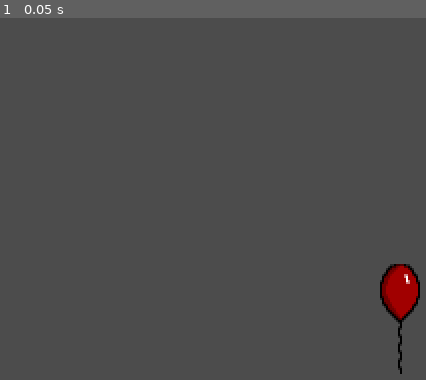
Above: before the commit, frame 1.
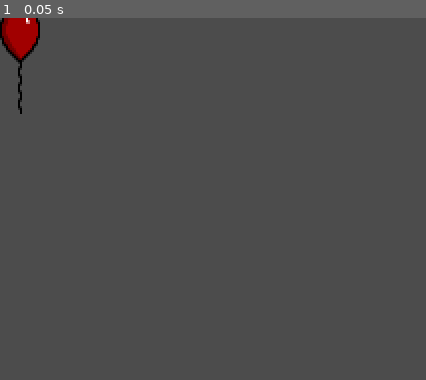
Above: after the commit, the same moment.

Repository: AldieNightStar/balloon_cat
Game: Godot game, scene res://Objects/Button.tscn
Same seed, same stepped clock (60 frames per second), same inputs: the game is played once before the commit and once after it. This scene is started directly instead of the project's main scene.
Inputs:
- Up to frame 1 (0.05 s): no input

The runs differ from the first frame. In frame 1, 2.3% of the frame differs, in the area x 0-99%, y 0-99%.

Commit message:
Fix_Button

Diff:
--- a/Levels/Level01.tscn
+++ b/Levels/Level01.tscn
@@ -23,6 +23,7 @@
 speed = 2
 
 [node name="Paralax_Level1" parent="." instance=ExtResource( 2 )]
+position = Vector2( -10, 10 )
 
 [node name="Items" type="Node2D" parent="."]
 
--- a/Objects/Button.tscn
+++ b/Objects/Button.tscn
@@ -37,10 +37,9 @@
 } ]
 
 [node name="Button" type="TouchScreenButton"]
-position = Vector2( 190, 130 )
-shape = SubResource( 3 )
+shape = SubResource( 1 )
 action = "ui_Button"
-script = SubResource( 1 )
+script = SubResource( 2 )
 
 [node name="Sprite" type="Sprite" parent="."]
 position = Vector2( 10, 20 )
Not shown: 3 places in Objects/Button.tscn that only renumber resources
